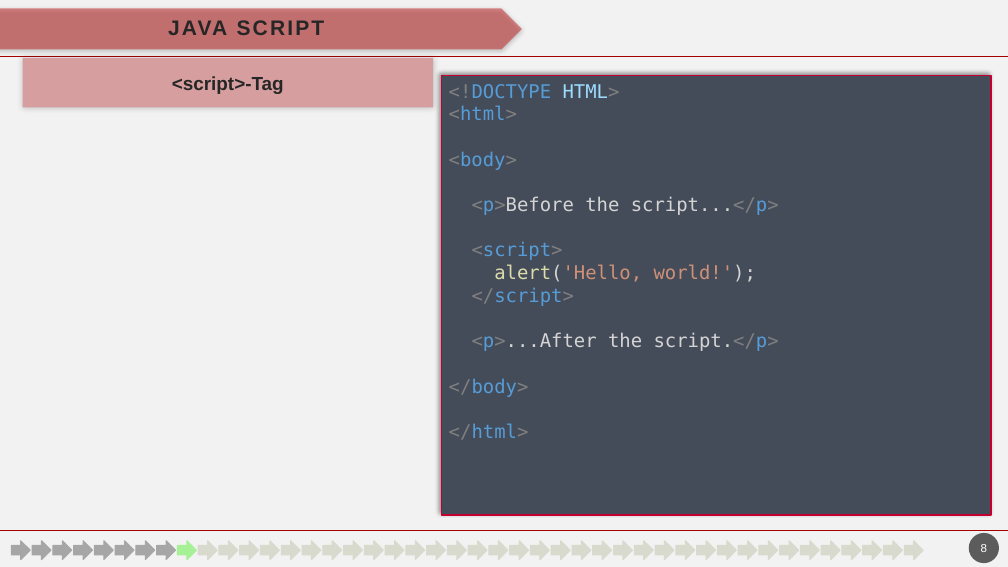
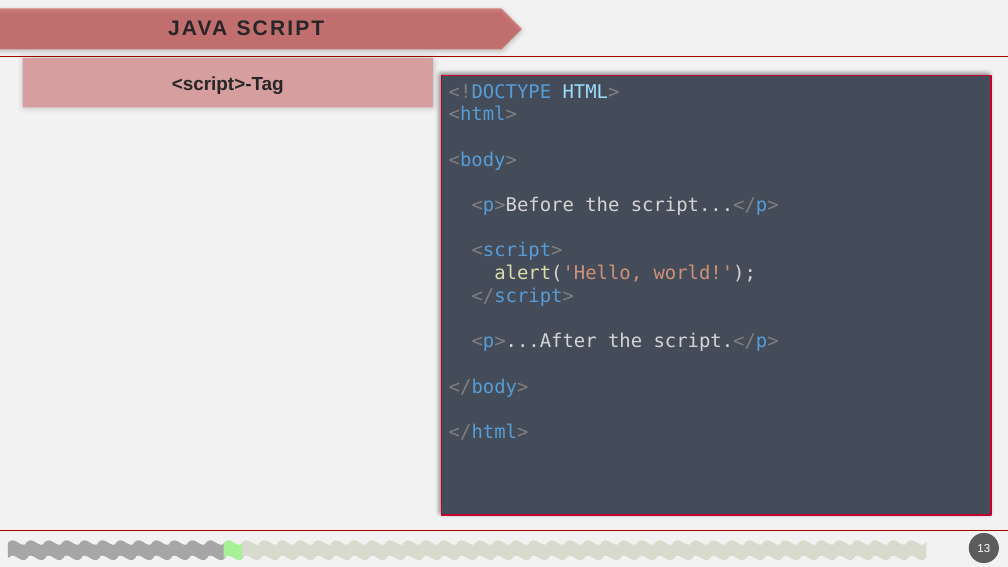
Before and after one commit to havrazO/Angular-Vortrag, a slide deck: slide 13 of vortrag/präsentation/entwurf/V1.2/angular.pptm (slide 8 before the commit). Drawn at 1008x567 pixels with LibreOffice and Linux fonts; fonts in the diff are those of the drawing; background and template pictures are left out. Boxes give left, top, right and bottom in pixels: in the first picture for what was removed or moved away, otherwise in the second. Text is boxed around its words. In the diff, an @@ line names an element or a change of style, - is before the commit and + after.

```diff
--- a/vortrag/präsentation/entwurf/V1.2/angular.pptm
+++ b/vortrag/präsentation/entwurf/V1.2/angular.pptm
@@ right arrow removed at <box>178,541,197,560</box> @@
@@ right arrow removed at <box>198,541,217,560</box> @@
@@ right arrow removed at <box>219,541,238,560</box> @@
@@ 8 waves: place and size @@
-8 waves at <box>73,541,903,560</box>
+8 waves at <box>80,541,908,560</box>
@@ right arrow to wave in 41 elements at <box>656,541,675,560</box>, <box>260,541,279,560</box>, <box>386,541,405,560</box>, <box>530,541,549,560</box>, <box>116,541,135,560</box>, <box>781,541,800,560</box>, <box>799,541,818,560</box>, <box>135,541,154,560</box>, <box>242,541,261,560</box>, <box>404,541,423,560</box>, <box>512,541,531,560</box>, <box>674,541,693,560</box>, <box>278,541,297,560</box>, <box>637,541,656,560</box>, <box>907,541,926,560</box>, <box>8,541,27,560</box>, <box>817,541,836,560</box>, <box>98,541,117,560</box>, <box>368,541,387,560</box>, <box>547,541,566,560</box>, <box>152,541,171,560</box>, <box>422,541,441,560</box>, <box>494,541,513,560</box>, <box>692,541,711,560</box>, <box>764,541,783,560</box>, <box>26,541,45,560</box>, <box>619,541,638,560</box>, <box>889,541,908,560</box>, <box>296,541,315,560</box>, <box>80,541,99,560</box>, <box>350,541,369,560</box>, <box>566,541,585,560</box>, <box>836,541,854,560</box>, <box>440,541,459,560</box>, <box>476,541,495,560</box>, <box>746,541,765,560</box>, <box>709,541,728,560</box>, <box>871,541,890,560</box>, <box>45,541,64,560</box>, <box>314,541,333,560</box>, <box>584,541,603,560</box> @@
@@ 5 waves: place and size @@
-5 waves at <box>53,541,737,560</box>
+5 waves at <box>45,541,728,560</box>
@@ 9 waves: place and size @@
-9 waves at <box>32,541,861,560</box>
+9 waves at <box>26,541,854,560</box>
@@ group added at <box>63,541,873,560</box>: 10 waves @@
@@ 3 waves: place and size @@
-3 waves at <box>468,541,882,560</box>
+3 waves at <box>476,541,890,560</box>
@@ page number at <box>977,544,990,552</box>: text changed @@
-8
+13
```
Also in this commit, not shown: 42 other slides changed, 8 slides added, 10 other files.
